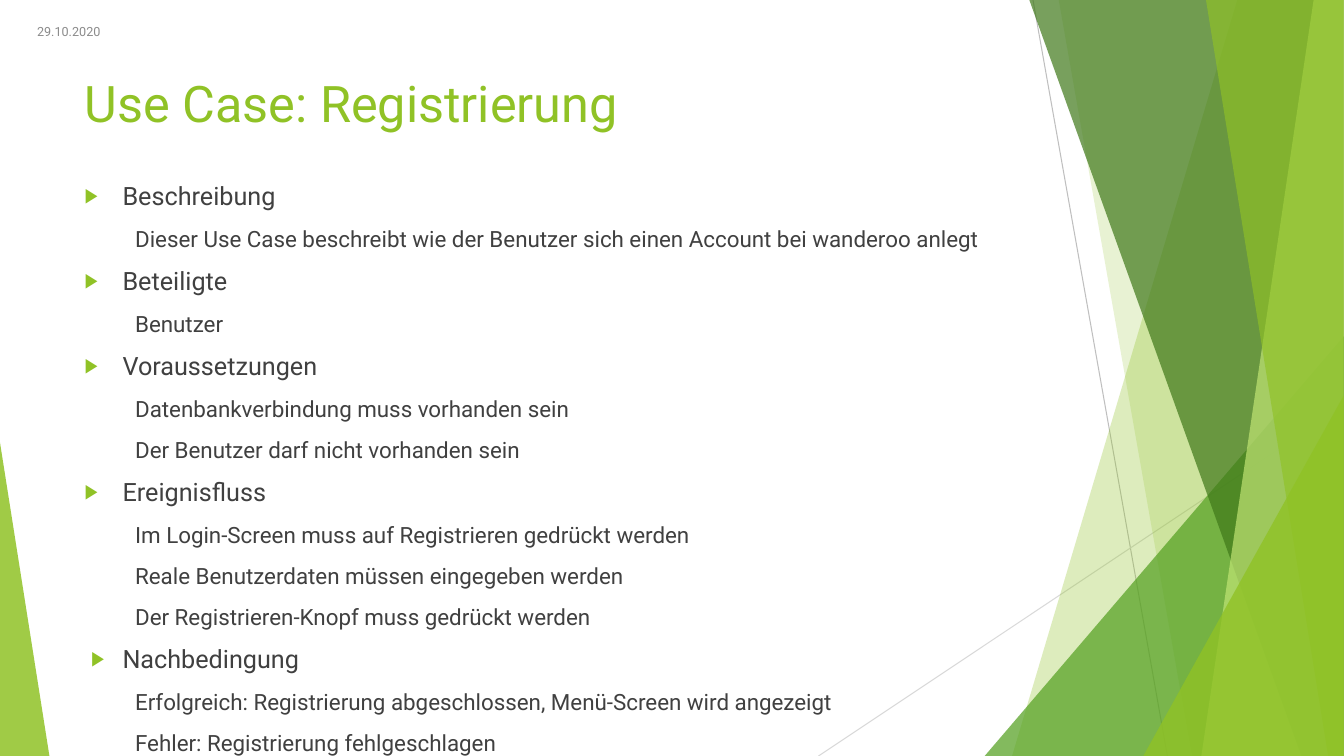
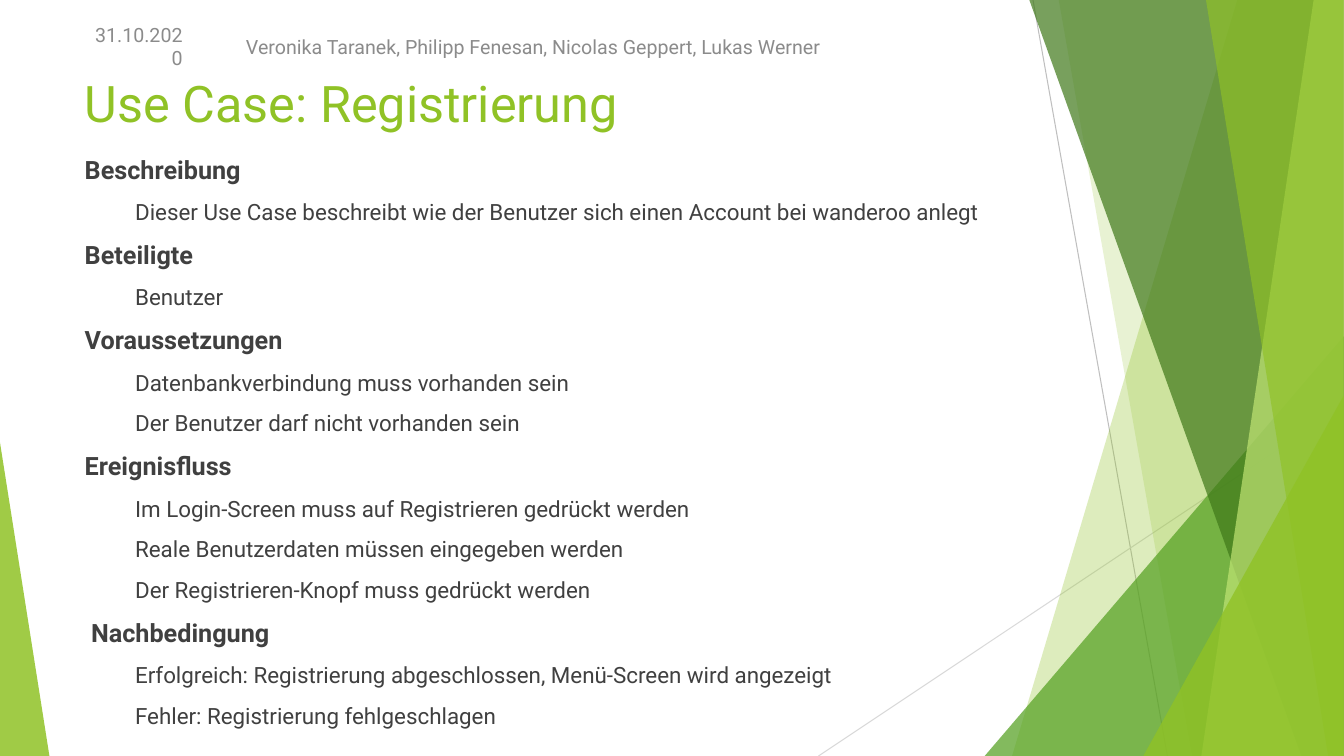
Before and after one commit to NicoGep/Programming_Project, a slide deck: slide 11 of presentation/wanderoo – Gruppe 3.pptx. Drawn at 1344x756 pixels with LibreOffice and Linux fonts; fonts in the diff are those of the drawing. Boxes give left, top, right and bottom in pixels: in the first picture for what was removed or moved away, otherwise in the second. Text is boxed around its words. In the diff, an @@ line names an element or a change of style, - is before the commit and + after.

Commit message:
Presentation Use Case Update

```diff
--- a/presentation/wanderoo – Gruppe 3.pptx
+++ b/presentation/wanderoo – Gruppe 3.pptx
@@ text at [95, 28, 183, 42]: text changed; size 9 to 14 pt @@
-29.10.2020
+31.10.2020
@@ text added at [246, 39, 820, 58], 14 pt, text #8C8C8C @@
+Veronika Taranek, Philipp Fenesan, Nicolas Geppert, Lukas Werner
@@ text "Beschreibung": place and size @@
-text "Beschreibung" at [123, 186, 978, 756]
+text "Beschreibung" at [85, 160, 978, 729]
@@ text at [85, 160, 283, 648]: bold on in "Beschreibung", "Beteiligte", "Voraussetzungen", "Ereignisfluss" and 1 more places; bullet ▶ to none @@
```
Also in this commit, not shown: 10 other slides changed, 2 slides added, 43 other files.
